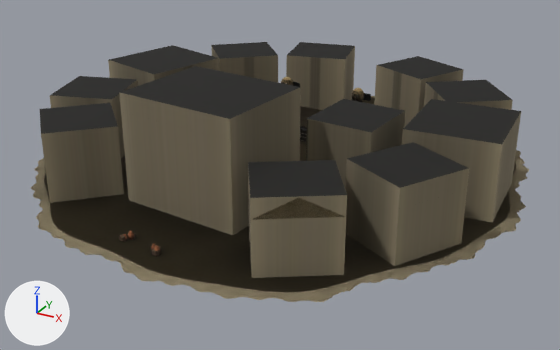
The glTF model src/assets/map/towns/bronze-town-medium-a-pacific.glb, before and after one commit.
Rendered twice from a 50 mm camera at (4.11, -7.44, 3.57) aimed at (0.13, -0.21, -0.05). Lighting does not change. The marker at lower left points along +X, +Y and +Z. The first picture is the older version. Where no turn or scale is listed for an object, it has been applied to the vertices. Vertices at exactly the same position are counted once.

The older version as bpy lines, for what is in view:
```python
me_mesh_0 = bpy.data.meshes.new('Mesh_0')
me_mesh_0.from_pydata(...)  # 5126 vertices, 8748 faces; spans x 0.0..5.98, y -5.98..0.0, z 0.0..1.22
# faces by material slot: [7452, 480, 816]
me_mesh_0.materials.append(mat_town)
me_mesh_0.materials.append(mat_ground)
me_mesh_0.materials.append(mat_team)
me_mesh_2 = bpy.data.meshes.new('Mesh_2')
me_mesh_2.from_pydata(...)  # 452 vertices, 526 faces; spans x 0.0..5.98, y -5.98..0.0, z 0.0..1.22
# faces by material slot: [228, 286, 12]
me_mesh_2.materials.append(mat_town)
me_mesh_2.materials.append(mat_ground)
me_mesh_2.materials.append(mat_team)
ob_mesh_0 = bpy.data.objects.new('Mesh_0', me_mesh_0)
ob_mesh_0.location = (-3.046, 3.01, 0.0)
ob_mesh_2 = bpy.data.objects.new('Mesh_2', me_mesh_2)
ob_mesh_2.location = (-3.046, 3.01, 0.0)
```
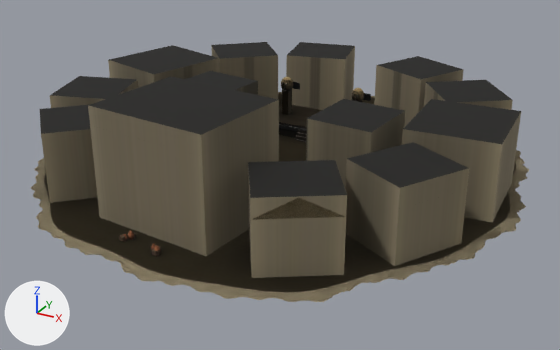
Scene script edits in JSON lines:
```json
{"block": "me_mesh_2", "where": "me_mesh_2.from_pydata(...)  # 452 vertices, 526 faces; spans x 0.0..5.98, y -5.98..0.0, z 0.0..1.22"}
{"block": "me_mesh_2", "where": "# used by ob_mesh_2; location = (-3.046, 3.01, 0.0)"}
{"block": "me_mesh_2", "change": "me_mesh_2 part 1: the loose piece of 8 vertices spanning x 2.18..3.68, y -4.86..-3.56, z 0.0..1.22 is moved by (0.0, -0.46, 0.0)"}
```

Changed parts and their boxes [x1, y1, x2, y2] in the pictures (560 x 350 px; the box of a moved part takes in the faces that stretch with it):
```json
{"part": 1, "of": "me_mesh_2", "change": "moved or reshaped", "before": [119, 66, 301, 235], "after": [88, 77, 279, 256]}
```
